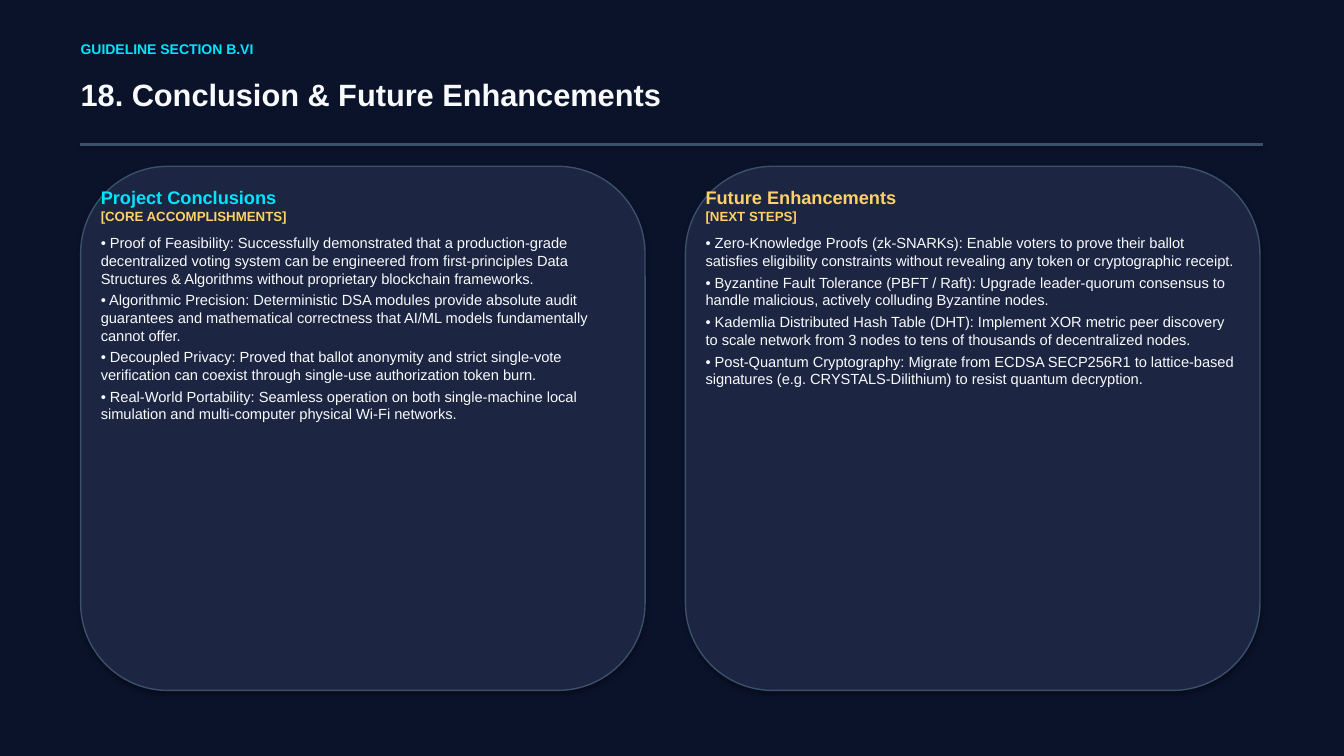
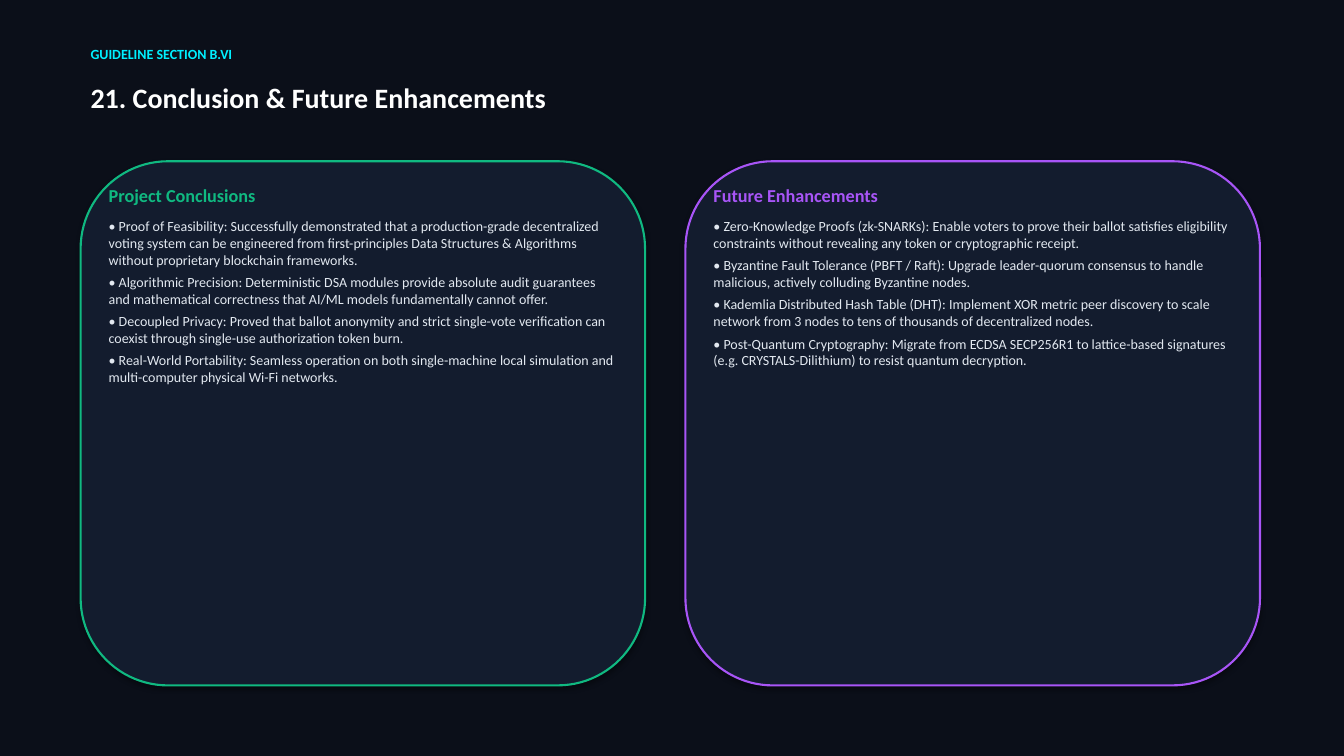
Before and after one commit to kgnawinkg-tech/Decentralised-Voting-System, a slide deck: slide 22 of Decentralized_Blockchain_Voting_System_DSA.pptx (slide 19 before the commit). Drawn at 1344x756 pixels with LibreOffice and Linux fonts; fonts in the diff are those of the drawing. Boxes give left, top, right and bottom in pixels: in the first picture for what was removed or moved away, otherwise in the second. Text is boxed around its words. In the diff, an @@ line names an element or a change of style, - is before the commit and + after.

```diff
--- a/Decentralized_Blockchain_Voting_System_DSA.pptx
+++ b/Decentralized_Blockchain_Voting_System_DSA.pptx
@@ background #0B132B to #0B0F19 @@
@@ text "GUIDELINE SECTION B.VI" at bbox=[91, 50, 233, 59]: font Arial to Calibri, text colour #00E5FF to #00F0FF @@
@@ text at bbox=[91, 88, 546, 109]: text changed; size 22 to 20 pt; font Arial to Calibri; text colour #F8FAFC to #FFFFFF @@
-18. Conclusion & Future Enhancements
+21. Conclusion & Future Enhancements
@@ rectangle removed at bbox=[81, 143, 1263, 145] @@
@@ rounded rectangle: place and size @@
-rounded rectangle at bbox=[81, 166, 645, 691]
+rounded rectangle at bbox=[81, 161, 645, 686]
@@ rounded rectangle at bbox=[81, 161, 645, 686]: fill #1C2541 to #131C2E; outline #3A506B 1 pt to #10B981 1.5 pt @@
@@ text "Project Conclusions": place and size @@
-text "Project Conclusions" at bbox=[101, 190, 588, 422]
+text "Project Conclusions" at bbox=[109, 189, 613, 385]
@@ text "Project Conclusions" at bbox=[109, 189, 613, 385]: font Arial to Calibri, size 10.5 to 10 pt, text colour #F8FAFC to #E2E8F0; text colour #00E5FF to #10B981 in "Project Conclusions"; more space between paragraphs @@
@@ rounded rectangle: place and size @@
-rounded rectangle at bbox=[686, 166, 1260, 691]
+rounded rectangle at bbox=[686, 161, 1260, 686]
@@ rounded rectangle at bbox=[686, 161, 1260, 686]: fill #1C2541 to #131C2E; outline #3A506B 1 pt to #A855F7 1.5 pt @@
@@ text "Future Enhancements": place and size @@
-text "Future Enhancements" at bbox=[706, 190, 1234, 387]
+text "Future Enhancements" at bbox=[713, 189, 1228, 368]
@@ text "Future Enhancements" at bbox=[713, 189, 1228, 368]: font Arial to Calibri, size 10.5 to 10 pt, text colour #F8FAFC to #E2E8F0; text colour #FFD166 to #A855F7 in "Future Enhancements"; more space between paragraphs @@
@@ text at bbox=[101, 211, 287, 224]: paragraph removed @@
-[CORE ACCOMPLISHMENTS]
@@ text at bbox=[706, 211, 797, 224]: paragraph removed @@
-[NEXT STEPS]
```
Also in this commit, not shown: 6 other slides changed, 16 slides added, 13 slides removed, 10 other files.
